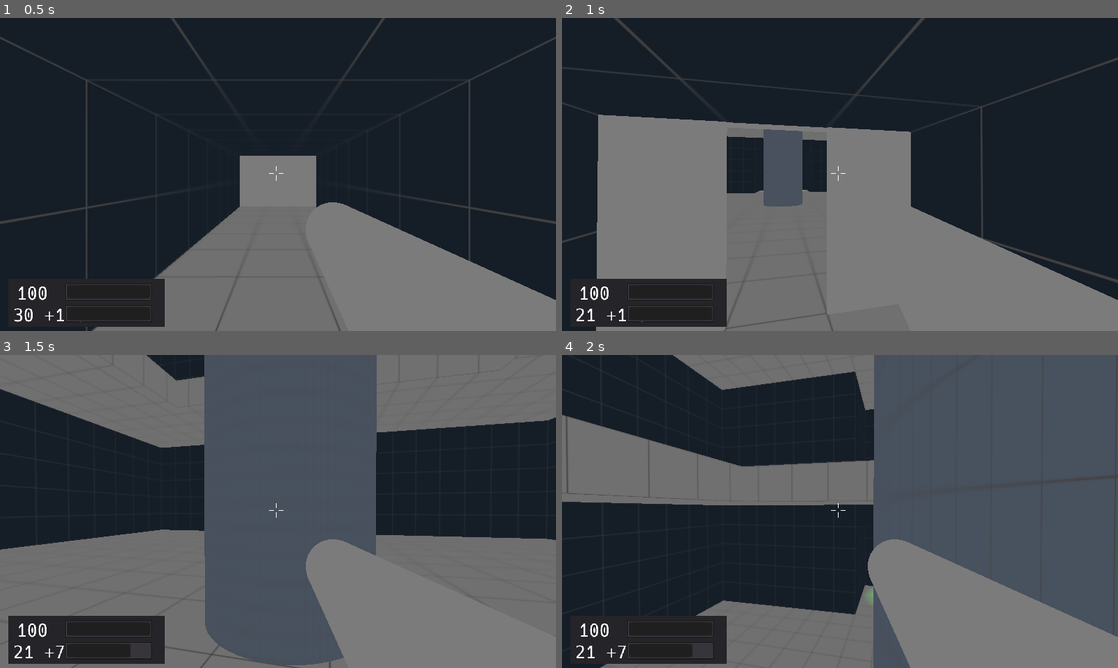
Above: before the commit, frames 1-4 (two rows, left to right).
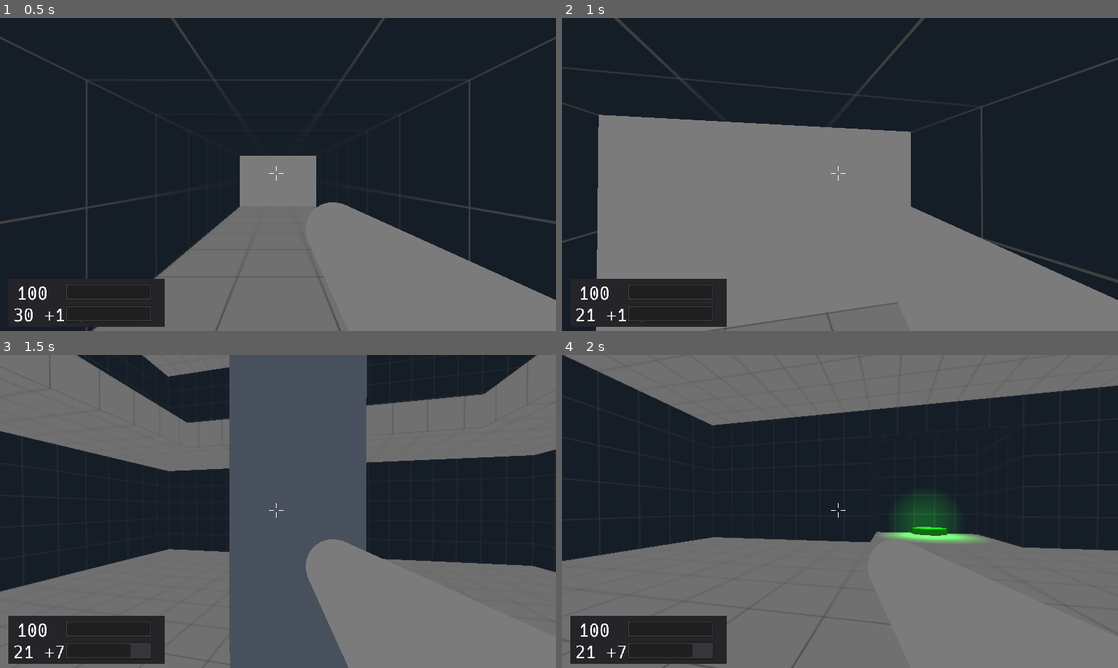
Above: after the commit, the same moments.

Repository: duckinator/keress
Game: Godot game, scene res://levels/Level_002.tscn
Two runs of this game, one before a commit and one after it. Both use one fixed random seed, a clock stepped at 60 frames per second and the inputs below. This scene is started directly instead of the project's main scene.
Inputs (mouse positions are in pixels of both pictures, inside the frame that each line leads up to):
- Up to frame 1 (0.5 s): no input
- Up to frame 2 (1 s): tap Enter at 0.5 s; move the mouse to (867, 174) at 0.52 s; press the mouse at (867, 174) at 0.53 s; hold W (movement_forward) from 0.53 s (still down); tap Space (movement_jump) at 0.77 s
- Up to frame 3 (1.5 s): keep holding W (movement_forward); move the mouse to (250, 511) at 1.27 s; release the mouse at (250, 511) at 1.28 s; right-click (250, 511) at 1.35 s
- Up to frame 4 (2 s): keep holding W (movement_forward); tap Space (movement_jump) at 1.52 s

Frame 1 is identical in both runs. In frame 2, 3.8% of the frame differs, in the area x 6-61%, y 30-100%; in frame 3, 25%; in frame 4, 61%, in the area x 0-100%, y 0-100%.

Commit message:
Clean up doors a lot

Diff:
--- a/src/environment/door/Door.gd
+++ b/src/environment/door/Door.gd
@@ -1,4 +1,12 @@
 extends Spatial
+
+# The number of seconds it takes to open or close a set of doors.
+const DOOR_OPEN_SPEED = 0.25
+const DOOR_CLOSE_SPEED = 2
+
+# z translations for doors when open and closed.
+const DOOR_OPEN_OFFSET = 7
+const DOOR_CLOSED_OFFSET = 3
 
 enum {OPENED, CLOSED, OPENING, CLOSING}
 
@@ -30,30 +38,27 @@
 	if state == OPENED or state == CLOSED:
 		return
 
-	var left_pos
-	var left_target
-	var diff
+	var left_target = null
+	var right_target = null
+	var door_speed
 	if state == OPENING:
-		left_target = Vector3(0, 0, -2)
-		diff = left_target
-		left_pos = left.translation.linear_interpolate(left_target, delta)
-	else:
-		left_target = Vector3(0, 0, 2)
-		diff = Vector3(0, 0, 4)
-		left_pos = diff.linear_interpolate(left.translation, delta)
+		left_target = Vector3(0, 0, -DOOR_OPEN_OFFSET)
+		right_target = Vector3(0, 0, DOOR_OPEN_OFFSET)
+		door_speed = DOOR_OPEN_SPEED
+		state = OPENED
+	elif state == CLOSING:
+		left_target = Vector3(0, 0, -DOOR_CLOSED_OFFSET)
+		right_target = Vector3(0, 0, DOOR_CLOSED_OFFSET)
+		door_speed = DOOR_CLOSE_SPEED
+		state = CLOSED
 
-	if (state == OPENING and left_pos.z <= left_target.z):
-		state = OPENED
-		left_pos = left_target
+	if left_target != null:
+		$LeftTween.interpolate_property(left, "translation", left.translation, left_target, door_speed, Tween.TRANS_ELASTIC, Tween.EASE_IN_OUT)
+		$LeftTween.start()
 
-	if (state == CLOSING and left_pos.z >= left_target.z):
-		state = CLOSED
-		left_pos = left_target
-
-	left.translate(left_pos)
-
-	var right_pos = Vector3(left_pos.x, left_pos.y, -left_pos.z)
-	right.translate(right_pos)
+	if right_target != null:
+		$RightTween.interpolate_property(right, "translation", right.translation, right_target, door_speed, Tween.TRANS_ELASTIC, Tween.EASE_IN_OUT)
+		$RightTween.start()
 
 func open():
 	var scene = get_tree().current_scene
--- a/src/environment/door/Door.tscn
+++ b/src/environment/door/Door.tscn
@@ -5,16 +5,16 @@
 [ext_resource path="res://environment/door/Area2_Through_Door.gd" type="Script" id=3]
 
 [sub_resource type="CubeMesh" id=1]
-size = Vector3( 0.2, 10, 6 )
+size = Vector3( 0.2, 8, 6 )
 
-[sub_resource type="ConvexPolygonShape" id=2]
-points = PoolVector3Array( -0.1, 5, 3, 0.1, 5, -3, 0.1, 5, 3, -0.1, 5, -3, -0.1, -5, 3, 0.1, -5, -3, 0.1, -5, 3, -0.1, -5, -3, 0.1, 5, 3, -0.1, 5, -3, 0.1, 5, -3, -0.1, 5, 3, 0.1, -5, 3, -0.1, -5, -3, 0.1, -5, -3, -0.1, -5, 3, 0.1, 5, 3, -0.1, -5, 3, -0.1, 5, 3, 0.1, -5, 3, 0.1, 5, -3, -0.1, -5, -3, -0.1, 5, -3, 0.1, -5, -3 )
+[sub_resource type="ConvexPolygonShape" id=12]
+points = PoolVector3Array( -0.1, 4, 3, 0.1, 4, -3, 0.1, 4, 3, -0.1, 4, -3, -0.1, -4, 3, 0.1, -4, -3, 0.1, -4, 3, -0.1, -4, -3, 0.1, 4, 3, -0.1, 4, -3, 0.1, 4, -3, -0.1, 4, 3, 0.1, -4, 3, -0.1, -4, -3, 0.1, -4, -3, -0.1, -4, 3, 0.1, 4, 3, -0.1, -4, 3, -0.1, 4, 3, 0.1, -4, 3, 0.1, 4, -3, -0.1, -4, -3, -0.1, 4, -3, 0.1, -4, -3 )
 
 [sub_resource type="CubeMesh" id=3]
-size = Vector3( 0.2, 10, 6 )
+size = Vector3( 0.2, 8, 6 )
 
-[sub_resource type="ConvexPolygonShape" id=4]
-points = PoolVector3Array( -0.1, 5, 3, 0.1, 5, -3, 0.1, 5, 3, -0.1, 5, -3, -0.1, -5, 3, 0.1, -5, -3, 0.1, -5, 3, -0.1, -5, -3, 0.1, 5, 3, -0.1, 5, -3, 0.1, 5, -3, -0.1, 5, 3, 0.1, -5, 3, -0.1, -5, -3, 0.1, -5, -3, -0.1, -5, 3, 0.1, 5, 3, -0.1, -5, 3, -0.1, 5, 3, 0.1, -5, 3, 0.1, 5, -3, -0.1, -5, -3, -0.1, 5, -3, 0.1, -5, -3 )
+[sub_resource type="ConvexPolygonShape" id=13]
+points = PoolVector3Array( -0.1, 4, 3, 0.1, 4, -3, 0.1, 4, 3, -0.1, 4, -3, -0.1, -4, 3, 0.1, -4, -3, 0.1, -4, 3, -0.1, -4, -3, 0.1, 4, 3, -0.1, 4, -3, 0.1, 4, -3, -0.1, 4, 3, 0.1, -4, 3, -0.1, -4, -3, 0.1, -4, -3, -0.1, -4, 3, 0.1, 4, 3, -0.1, -4, 3, -0.1, 4, 3, 0.1, -4, 3, 0.1, 4, -3, -0.1, -4, -3, -0.1, 4, -3, 0.1, -4, -3 )
 
 [sub_resource type="CapsuleShape" id=5]
 radius = 8.0
@@ -24,10 +24,10 @@
 extents = Vector3( 4, 4, 2 )
 
 [sub_resource type="CubeMesh" id=7]
-size = Vector3( 0.25, 0.25, 16.5 )
+size = Vector3( 0.25, 0.25, 20.5 )
 
-[sub_resource type="ConvexPolygonShape" id=8]
-points = PoolVector3Array( -0.125, 0.125, 8.25, 0.125, 0.125, -8.25, 0.125, 0.125, 8.25, -0.125, 0.125, -8.25, -0.125, -0.125, 8.25, 0.125, -0.125, -8.25, 0.125, -0.125, 8.25, -0.125, -0.125, -8.25, 0.125, 0.125, 8.25, -0.125, 0.125, -8.25, 0.125, 0.125, -8.25, -0.125, 0.125, 8.25, 0.125, -0.125, 8.25, -0.125, -0.125, -8.25, 0.125, -0.125, -8.25, -0.125, -0.125, 8.25, 0.125, 0.125, 8.25, -0.125, -0.125, 8.25, -0.125, 0.125, 8.25, 0.125, -0.125, 8.25, 0.125, 0.125, -8.25, -0.125, -0.125, -8.25, -0.125, 0.125, -8.25, 0.125, -0.125, -8.25 )
+[sub_resource type="ConvexPolygonShape" id=14]
+points = PoolVector3Array( -0.125, 0.125, 10.25, 0.125, 0.125, -10.25, 0.125, 0.125, 10.25, -0.125, 0.125, -10.25, -0.125, -0.125, 10.25, 0.125, -0.125, -10.25, 0.125, -0.125, 10.25, -0.125, -0.125, -10.25, 0.125, 0.125, 10.25, -0.125, 0.125, -10.25, 0.125, 0.125, -10.25, -0.125, 0.125, 10.25, 0.125, -0.125, 10.25, -0.125, -0.125, -10.25, 0.125, -0.125, -10.25, -0.125, -0.125, 10.25, 0.125, 0.125, 10.25, -0.125, -0.125, 10.25, -0.125, 0.125, 10.25, 0.125, -0.125, 10.25, 0.125, 0.125, -10.25, -0.125, -0.125, -10.25, -0.125, 0.125, -10.25, 0.125, -0.125, -10.25 )
 
 [sub_resource type="CubeMesh" id=9]
 size = Vector3( 0.25, 0.25, 0.25 )
@@ -39,11 +39,10 @@
 points = PoolVector3Array( -0.125, 0.125, 6.25, 0.125, 0.125, -6.25, 0.125, 0.125, 6.25, -0.125, 0.125, -6.25, -0.125,  …(424 unchanged characters)…
 
 [node name="Door" type="Spatial"]
-transform = Transform( 1, 0, 0, 0, 1, 0, 0, 0, 1, 0, 5.1, 0 )
+transform = Transform( 1, 0, 0, 0, 1, 0, 0, 0, 1, 0, 4.25, 0 )
 script = ExtResource( 1 )
 
 [node name="Left_Half" type="StaticBody" parent="."]
-editor/display_folded = true
 transform = Transform( 1, 0, 0, 0, 1, 0, 0, 0, 1, 0, 0, -3 )
 
 [node name="Left_Half_Mesh" type="MeshInstance" parent="Left_Half"]
@@ -51,10 +50,9 @@
 material/0 = null
 
 [node name="CollisionShape" type="CollisionShape" parent="Left_Half"]
-shape = SubResource( 2 )
+shape = SubResource( 12 )
 
 [node name="Right_Half" type="StaticBody" parent="."]
-editor/display_folded = true
 transform = Transform( 1, 0, 0, 0, 1, 0, 0, 0, 1, 0, 0, 3 )
 
 [node name="Right_Half_Mesh" type="MeshInstance" parent="Right_Half"]
@@ -62,7 +60,7 @@
 material/0 = null
 
 [node name="CollisionShape" type="CollisionShape" parent="Right_Half"]
-shape = SubResource( 4 )
+shape = SubResource( 13 )
 
 [node name="Area" type="Area" parent="."]
 editor/display_folded = true
@@ -83,19 +81,18 @@
 shape = SubResource( 6 )
 
 [node name="Top_Bar" type="StaticBody" parent="."]
-editor/display_folded = true
-transform = Transform( 1, 0, 0, 0, 1, 0, 0, 0, 1, -0.25, 4.9, 0 )
+transform = Transform( 1, 0, 0, 0, 1, 0, 0, 0, 1, -0.25, 4, 0 )
 
 [node name="MeshInstance" type="MeshInstance" parent="Top_Bar"]
 mesh = SubResource( 7 )
 material/0 = null
 
 [node name="CollisionShape" type="CollisionShape" parent="Top_Bar"]
-shape = SubResource( 8 )
+shape = SubResource( 14 )
 
 [node name="Left_End" type="StaticBody" parent="."]
 editor/display_folded = true
-transform = Transform( 1, 0, 0, 0, 1, 0, 0, 0, 1, 0, 4.9, -8.125 )
+transform = Transform( 1, 0, 0, 0, 1, 0, 0, 0, 1, 0, 4, -10.125 )
 
 [node name="MeshInstance" type="MeshInstance" parent="Left_End"]
 mesh = SubResource( 9 )
@@ -106,7 +103,7 @@
 
 [node name="Right_End" type="StaticBody" parent="."]
 editor/display_folded = true
-transform = Transform( 1, 0, 0, 0, 1, 0, 0, 0, 1, 0, 4.9, 8.125 )
+transform = Transform( 1, 0, 0, 0, 1, 0, 0, 0, 1, 0, 4, 10.125 )
 
 [node name="MeshInstance" type="MeshInstance" parent="Right_End"]
 mesh = SubResource( 9 )
@@ -116,14 +113,24 @@
 shape = SubResource( 10 )
 
 [node name="Bottom_Bar" type="StaticBody" parent="."]
-editor/display_folded = true
-transform = Transform( 1, 0, 0, 0, 1, 0, 0, 0, 1, 0, -4.925, 0 )
+transform = Transform( 1, 0, 0, 0, 1, 0, 0, 0, 1, -0.25, -4, 0 )
 
 [node name="MeshInstance" type="MeshInstance" parent="Bottom_Bar"]
 mesh = SubResource( 7 )
 material/0 = null
 
 [node name="CollisionShape" type="CollisionShape" parent="Bottom_Bar"]
+shape = SubResource( 11 )
+
+[node name="Bottom_Bar2" type="StaticBody" parent="."]
+editor/display_folded = true
+transform = Transform( 1, 0, 0, 0, 1, 0, 0, 0, 1, 0, -4.25, 0 )
+
+[node name="MeshInstance" type="MeshInstance" parent="Bottom_Bar2"]
+mesh = SubResource( 7 )
+material/0 = null
+
+[node name="CollisionShape" type="CollisionShape" parent="Bottom_Bar2"]
 shape = SubResource( 11 )
 
 [node name="Lights" type="Spatial" parent="."]
@@ -142,3 +149,7 @@
 light_energy = 10.0
 shadow_enabled = true
 omni_range = 20.0
+
+[node name="LeftTween" type="Tween" parent="."]
+
+[node name="RightTween" type="Tween" parent="."]
--- a/src/levels/Level_001.tscn
+++ b/src/levels/Level_001.tscn
@@ -252,6 +252,7 @@
 shape = SubResource( 18 )
 
 [node name="Right" type="MeshInstance" parent="Arena_Wall_Exit"]
+editor/display_folded = true
 transform = Transform( 1, 0, 0, 0, 1, 0, 0, 0, 1, 16, 7, -167 )
 mesh = SubResource( 17 )
 material/0 = null
@@ -339,14 +340,14 @@
 shape = SubResource( 38 )
 
 [node name="Exit_Door" parent="." instance=ExtResource( 6 )]
-transform = Transform( -4.37114e-08, 0, 1, 0, 1, 0, -1, 0, -4.37114e-08, 0, 4.1, -165 )
+transform = Transform( -4.37114e-08, 0, 1, 0, 1, 0, -1, 0, -4.37114e-08, 0, 5.1, -165 )
 is_exit = true
 
 [node name="Transition_001" parent="." instance=ExtResource( 7 )]
 transform = Transform( 1, 0, 0, 0, 1, 0, 0, 0, 1, 0, 0, -185 )
 
 [node name="Transition_Door" parent="." instance=ExtResource( 6 )]
-transform = Transform( -4.37114e-08, 0, -1, 0, 1, 0, 1, 0, -4.37114e-08, 0, 4.1, -205 )
+transform = Transform( -4.37114e-08, 0, -1, 0, 1, 0, 1, 0, -4.37114e-08, 0, 5.1, -205 )
 locked = true
 
 [node name="Lights" type="Spatial" parent="."]
--- a/src/levels/Level_002.tscn
+++ b/src/levels/Level_002.tscn
@@ -130,11 +130,11 @@
 transform = Transform( 1, 0, 0, 0, 1, 0, 0, 0, 1, 0, -1, 20 )
 
 [node name="Transition_Entry_Door" parent="." instance=ExtResource( 4 )]
-transform = Transform( -4.37114e-08, 0, 1, 0, 1, 0, -1, 0, -4.37114e-08, 0, 3.1, 40 )
+transform = Transform( -4.37114e-08, 0, 1, 0, 1, 0, -1, 0, -4.37114e-08, 0, 4.1, 40 )
 locked = true
 
 [node name="Level_Entry_Door" parent="." instance=ExtResource( 4 )]
-transform = Transform( -4.37114e-08, 0, -1, 0, 1, 0, 1, 0, -4.37114e-08, 0, 3.1, 0 )
+transform = Transform( -4.37114e-08, 0, -1, 0, 1, 0, 1, 0, -4.37114e-08, 0, 4.1, 0 )
 
 [node name="Floor" type="MeshInstance" parent="."]
 editor/display_folded = true
@@ -148,7 +148,6 @@
 shape = SubResource( 4 )
 
 [node name="Floor2" type="CSGCombiner" parent="."]
-editor/display_folded = true
 transform = Transform( 1, 0, 0, 0, 1, 0, 0, 0, 1, 0, 22, -38 )
 operation = 2
 use_collision = true
@@ -263,7 +262,7 @@
 material = SubResource( 10 )
 
 [node name="ExitDoor" parent="." instance=ExtResource( 4 )]
-transform = Transform( -1, 0, -8.74228e-08, 0, 1, 0, 8.74228e-08, 0, -1, -38, 27, -40 )
+transform = Transform( -1, 0, -8.74228e-08, 0, 1, 0, 8.74228e-08, 0, -1, -38, 28, -40 )
 is_exit = true
 
 [node name="Transition_002" parent="." instance=ExtResource( 3 )]
Not shown: 4 places in src/levels/Level_002.tscn that only renumber resources
